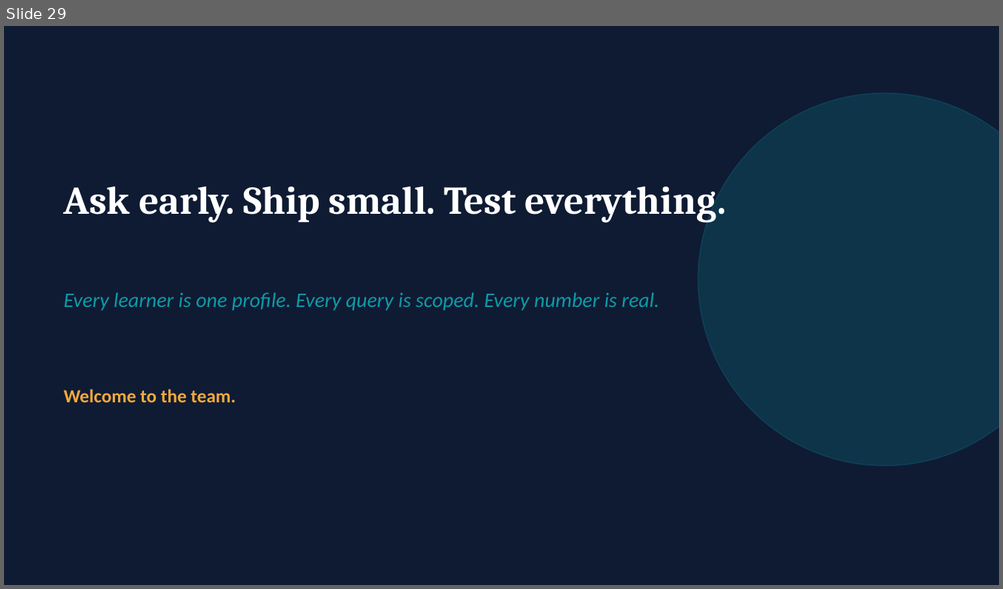
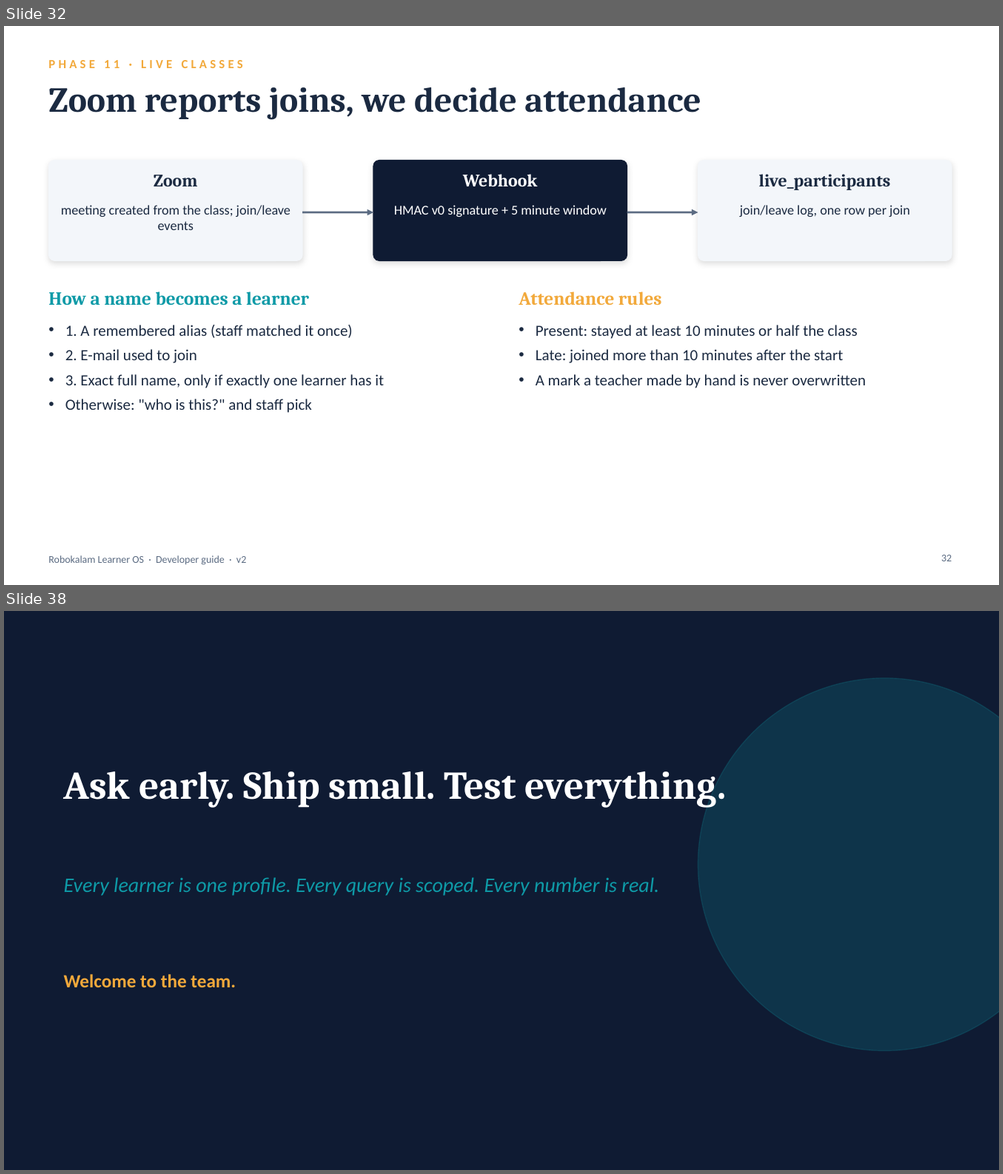
Before and after one commit to abhinayame/robokalamOS, a slide deck: docs/Robokalam-Learner-OS-Developer-Guide.pptx. Shown one above the other, each under a label of ours: slide 29 before the commit, slides 32 and 38 after it; the slides between them are not shown. The pictures are 1003x589 and 1003x1174 pixels, drawn with LibreOffice and Linux fonts; fonts in the diff are those of the drawing. Boxes give left, top, right and bottom in pixels: in the first picture for what was removed or moved away, otherwise in the second. Text is boxed around its words. In the diff, an @@ line names an element or a change of style, - is before the commit and + after.

```diff
--- a/docs/Robokalam-Learner-OS-Developer-Guide.pptx
+++ b/docs/Robokalam-Learner-OS-Developer-Guide.pptx
@@ slide 32 added at [4, 26, 999, 585], background #FFFFFF @@
@@ text added at [48, 60, 243, 68], 12 pt, text #F2A93B, bold @@
+PHASE 11 · LIVE CLASSES
@@ text added at [48, 87, 700, 119], 34 pt, text #1B2A41, bold @@
+Zoom reports joins, we decide attendance
@@ rounded rectangle added at [48, 160, 302, 261], fill #F3F6FA, outline #F3F6FA 0.75 pt @@
@@ text added at [153, 175, 198, 187], 17 pt, text #1B2A41, bold @@
+Zoom
@@ rounded rectangle added at [373, 160, 627, 261], fill #0F1B33, outline #0F1B33 0.75 pt @@
@@ text added at [463, 174, 537, 187], 17 pt, text #FFFFFF, bold @@
+Webhook
@@ rounded rectangle added at [698, 160, 951, 261], fill #F3F6FA, outline #F3F6FA 0.75 pt @@
@@ text added at [759, 174, 891, 190], 17 pt, text #1B2A41, bold @@
+live_participants
@@ text added at [61, 205, 290, 230], 13 pt, text #1B2A41 @@
+meeting created from the class; join/leave events
@@ arrow added from (302, 212) to (373, 212), #5B6B82 2 pt @@
@@ text added at [394, 205, 606, 217], 13 pt, text #FFFFFF @@
+HMAC v0 signature + 5 minute window
@@ arrow added from (627, 212) to (698, 212), #5B6B82 2 pt @@
@@ text added at [740, 205, 910, 217], 13 pt, text #1B2A41 @@
+join/leave log, one row per join
@@ text added at [48, 292, 309, 306], 18 pt, text #0E9AA7, bold @@
+How a name becomes a learner
@@ text added at [518, 292, 662, 305], 18 pt, text #F2A93B, bold @@
+Attendance rules
@@ text added at [65, 325, 384, 413], 15 pt, text #1B2A41 @@
+• 1. A remembered alias (staff matched it once)
+• 2. E-mail used to join
+• 3. Exact full name, only if exactly one learner has it
+• Otherwise: "who is this?" and staff pick
@@ text added at [535, 325, 865, 389], 15 pt, text #1B2A41 @@
+• Present: stayed at least 10 minutes or half the class
+• Late: joined more than 10 minutes after the start
+• A mark a teacher made by hand is never overwritten
@@ text added at [48, 556, 246, 565], 10 pt, text #5B6B82 @@
+Robokalam Learner OS · Developer guide · v2
@@ page number added at [941, 555, 951, 562], 10 pt, text #5B6B82 @@
+32
@@ what was slide 29 is now slide 38 @@
```
Also in this commit, not shown: 28 slides changed, 8 other slides added, 4 other files.
